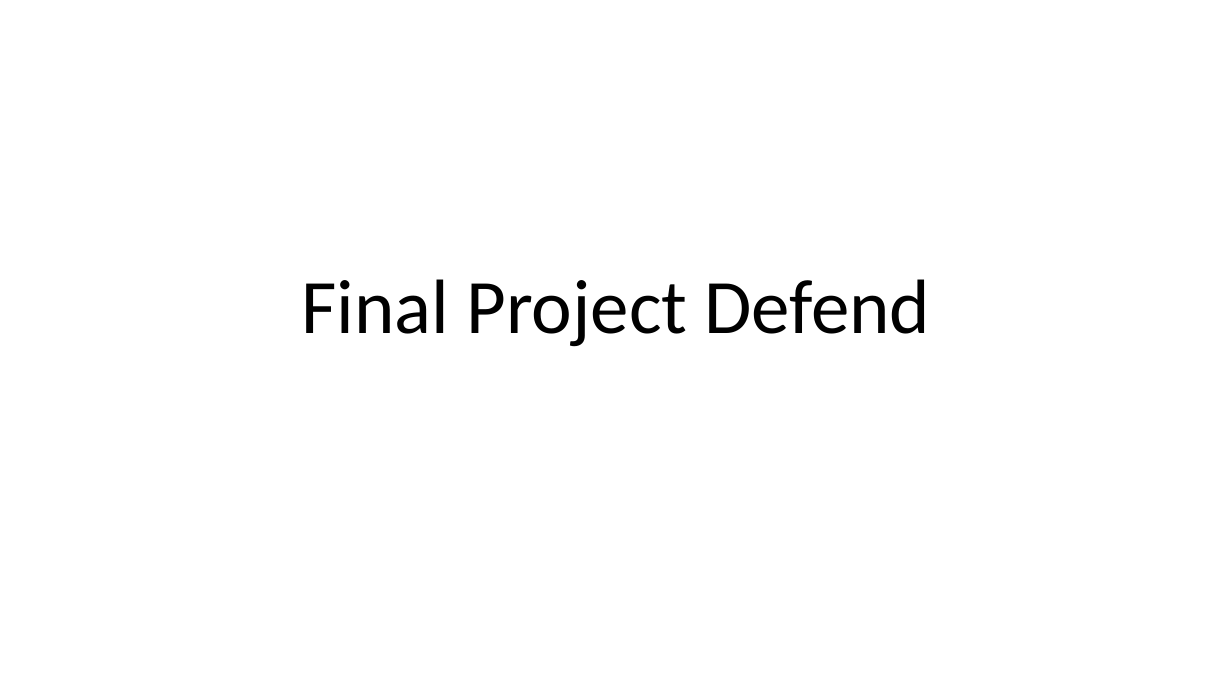
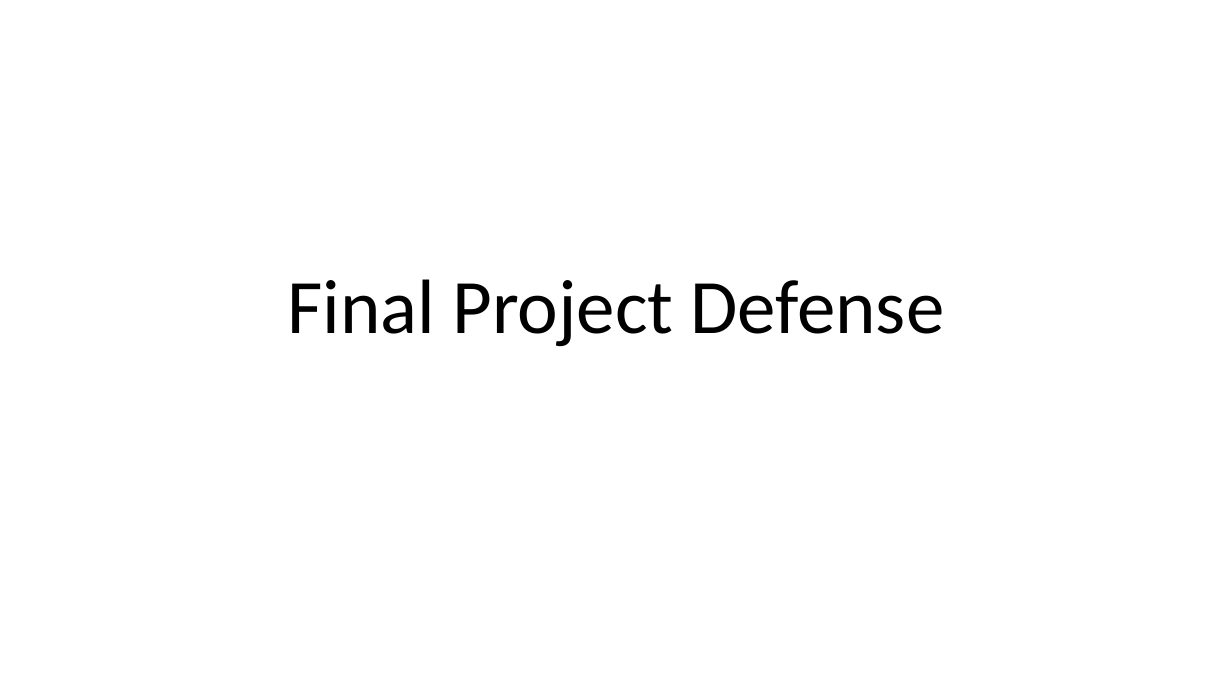
Before and after one commit to jgmuir/CSCE689_Team, a slide deck: slide 1 of defender/DefenderSlides.pptx. Drawn at 1232x693 pixels with LibreOffice and Linux fonts; fonts in the diff are those of the drawing. Boxes give left, top, right and bottom in pixels: in the first picture for what was removed or moved away, otherwise in the second. Text is boxed around its words. In the diff, an @@ line names an element or a change of style, - is before the commit and + after.

```diff
--- a/defender/DefenderSlides.pptx
+++ b/defender/DefenderSlides.pptx
@@ title at bbox=[287, 279, 945, 347]: text changed @@
-Final Project Defend
+Final Project Defense
```
Also in this commit, not shown: 1 other slide changed, 2 slides added, 2 slides removed, 53 other files.
